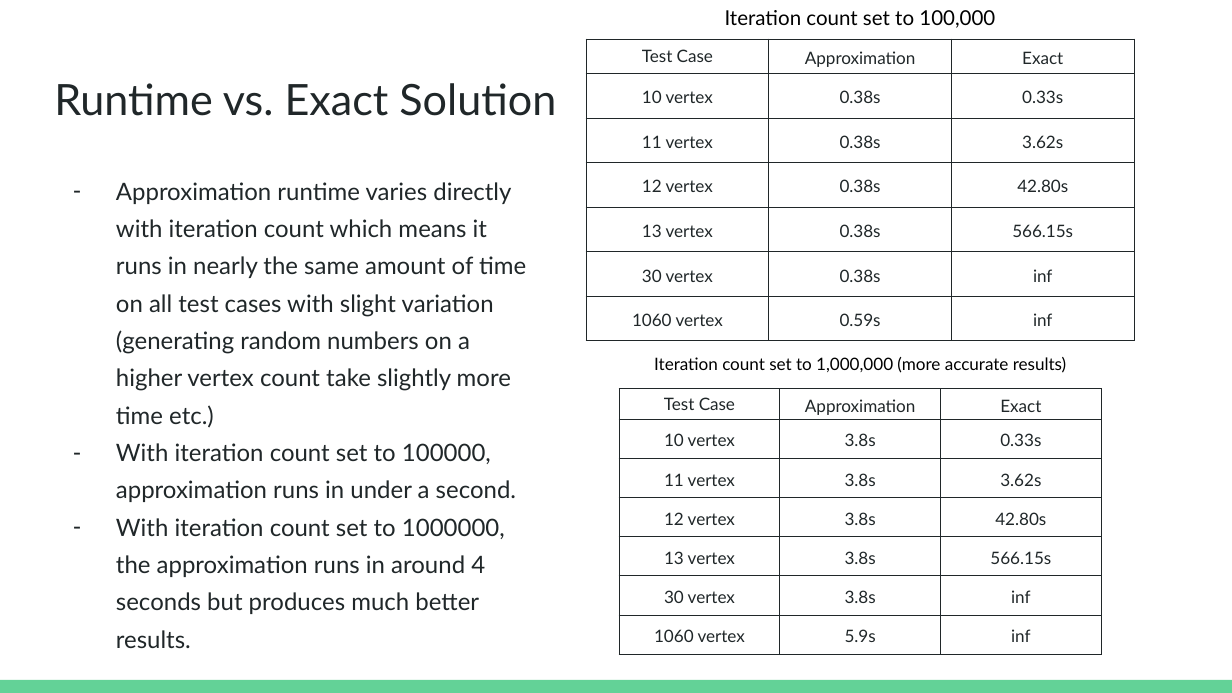
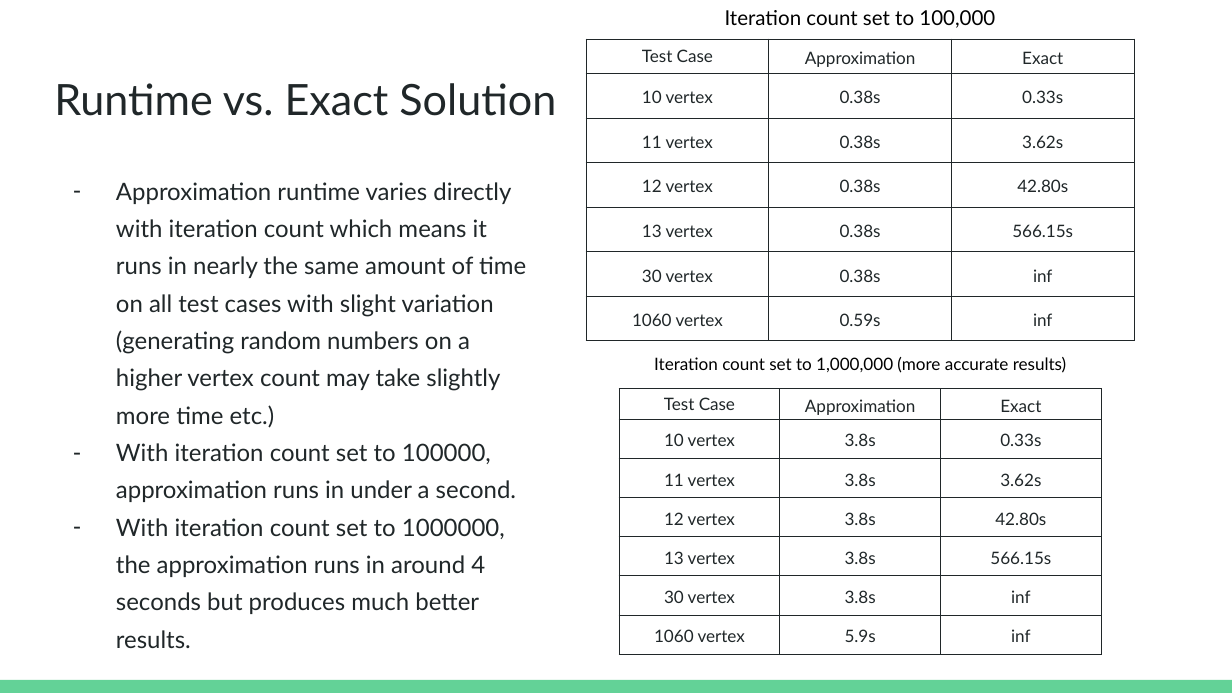
Before and after one commit to vaporbolt/cs_412_pnp_project, a slide deck: slide 5 of presentations/approximation_presentation.pptx. Drawn at 1232x693 pixels with LibreOffice and Linux fonts; fonts in the diff are those of the drawing. Boxes give left, top, right and bottom in pixels: in the first picture for what was removed or moved away, otherwise in the second. Text is boxed around its words. In the diff, an @@ line names an element or a change of style, - is before the commit and + after.

```diff
--- a/presentations/approximation_presentation.pptx
+++ b/presentations/approximation_presentation.pptx
@@ text at (116,182,526,428): text changed @@
-– Approximation runtime varies directly with iteration count which means it runs in nearly the same amount of time on all test cases with slight variation (generating random numbers on a higher vertex count take slightly more time etc.)
+– Approximation runtime varies directly with iteration count which means it runs in nearly the same amount of time on all test cases with slight variation (generating random numbers on a higher vertex count may take slightly more time etc.)
```
Also in this commit, not shown: 1 other slide changed, 1 slide added, 1 slide removed.
